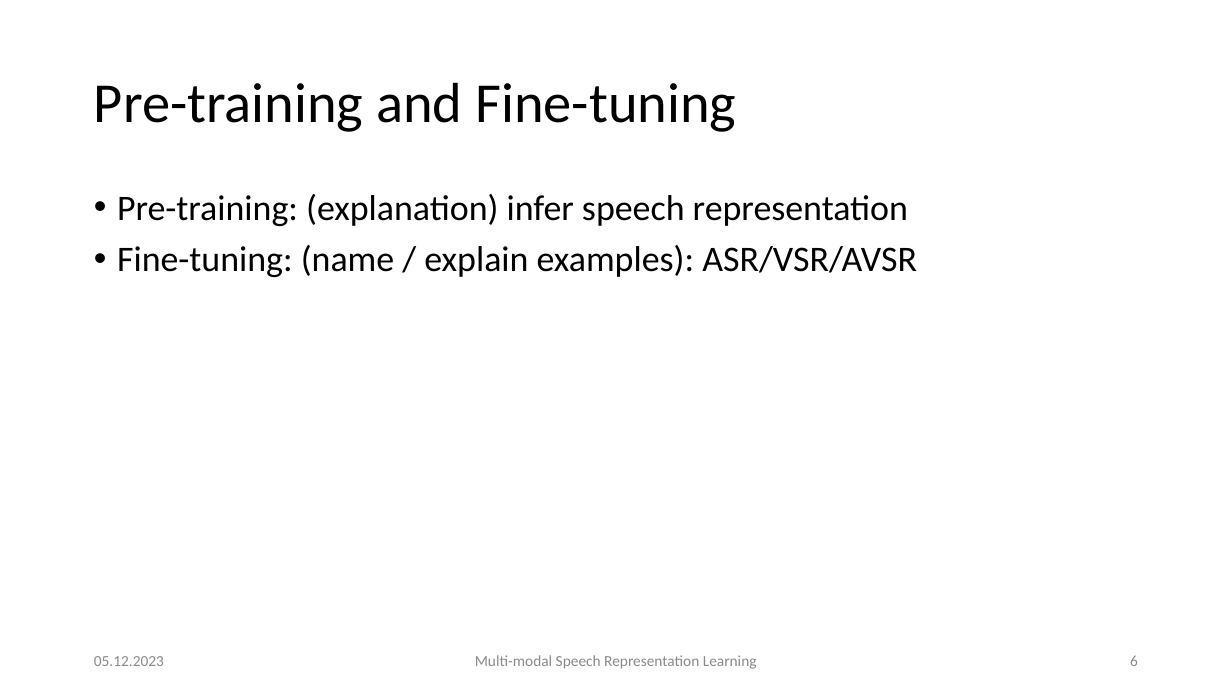
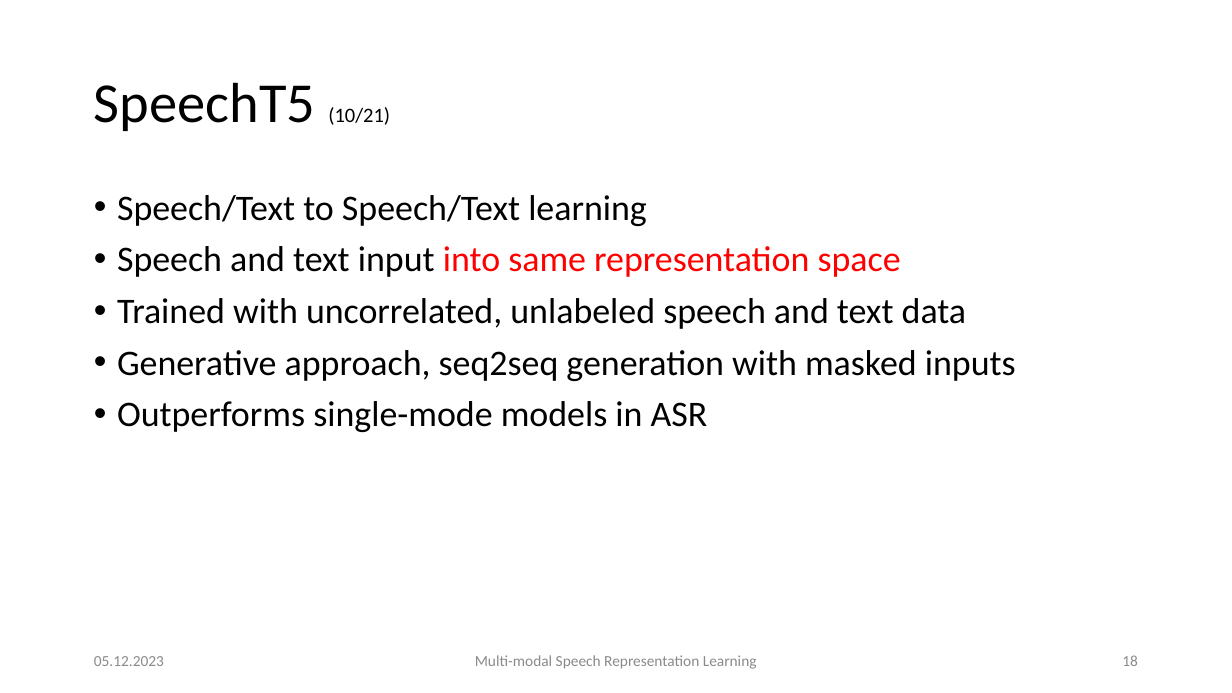
Before and after one commit to carlos-schmidt/nn-seminar, a slide deck: slide 18 of presentation.pptx (slide 6 before the commit). Drawn at 1232x693 pixels with LibreOffice and Linux fonts; fonts in the diff are those of the drawing. Boxes give left, top, right and bottom in pixels: in the first picture for what was removed or moved away, otherwise in the second. Text is boxed around its words. In the diff, an @@ line names an element or a change of style, - is before the commit and + after.

Commit message:
update slides

```diff
--- a/presentation.pptx
+++ b/presentation.pptx
@@ title at (94, 82, 390, 131): text changed @@
-Pre-training and Fine-tuning
+SpeechT5 (10/21)
@@ text at (117, 195, 1016, 432): text changed @@
-• Pre-training: (explanation) infer speech representation
-• Fine-tuning: (name / explain examples): ASR/VSR/AVSR
+• Speech/Text to Speech/Text learning
+• Speech and text input into same representation space
+• Trained with uncorrelated, unlabeled speech and text data
+• Generative approach, seq2seq generation with masked inputs
+• Outperforms single-mode models in ASR
@@ page number at (1122, 655, 1138, 666): text changed @@
-6
+18
```
Also in this commit, not shown: 19 other slides changed, 5 slides added, 10 other files.
